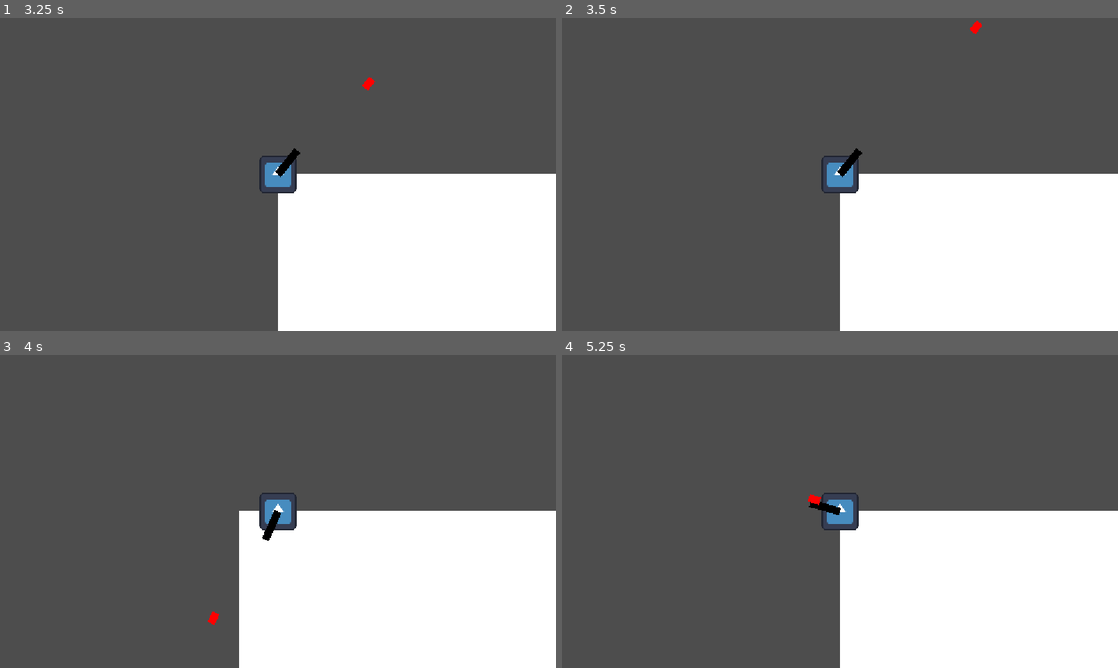
Above: before the commit, frames 1-4 (two rows, left to right).
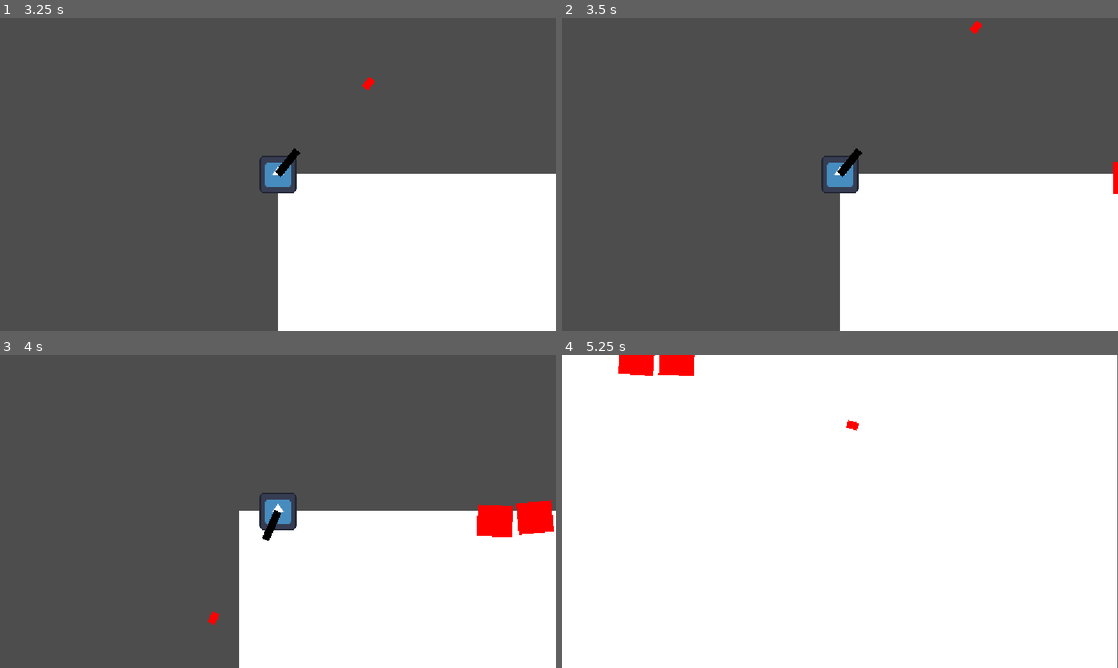
Above: after the commit, the same moments.

Repository: PandaMaki/game-jam-baudo
Game: Godot game, scene res://main.tscn
Two runs of this game, one before a commit and one after it. Both use one fixed random seed, a clock stepped at 60 frames per second and the inputs below. The engine's default icon, where the game draws it, is replaced by a stand-in: a white triangle on a blue panel in a dark square.
Inputs (mouse positions are in pixels of both pictures, inside the frame that each line leads up to):
- Up to frame 1 (3.25 s): click "START" at 0.5 s; tap Enter (ui_accept) at 1.25, 1.52, 2.27 s; move the mouse to (400, 158) at 1.27 s; hold D (right) 1.28-2.78 s; tap Space (shoot) at 1.35, 2.1, 2.85 s; move the mouse to (166, 190) at 2.02 s; move the mouse to (333, 105) at 2.77 s; hold A (left) from 2.78 s (still down)
- Up to frame 2 (3.5 s): keep holding A (left)
- Up to frame 3 (4 s): move the mouse to (250, 574) at 3.52 s; release A (left) at 3.53 s; hold D (right) from 3.53 s (still down); tap Space (shoot) at 3.6 s; tap Enter (ui_accept) at 3.77 s
- Up to frame 4 (5.25 s): move the mouse to (1006, 558) at 4.27 s; tap Space (shoot) at 4.35, 5.1 s; tap Enter (ui_accept) at 4.52 s; move the mouse to (673, 464) at 5.02 s; release D (right) at 5.03 s; hold A (left) from 5.03 s (still down)

Frame 1 is identical in both runs. In frame 2, less than 0.1% of the frame differs, in the area x 99-100%, y 46-57%; in frame 3, 1.3%; in frame 4, 75%, in the area x 0-100%, y 0-100%.

Commit message:
correction d'un bug chez les ennemi
j'ai corriger un bug qui faisait que les énnemis se tuaient entre eux ou ne pouvais pas tirer car l'autr bloquait les projectiles

Diff:
--- a/ennemi.tscn
+++ b/ennemi.tscn
@@ -35,6 +35,7 @@
 shape = SubResource("RectangleShape2D_ux1y0")
 
 [node name="visée" type="RayCast2D" parent="." unique_id=1691809256]
+position = Vector2(38, 0)
 target_position = Vector2(236, 1)
 
 [node name="Timer" type="Timer" parent="." unique_id=2145972395]
--- a/game.tscn
+++ b/game.tscn
@@ -29,7 +29,7 @@
 navigation_polygon = SubResource("NavigationPolygon_ssvtb")
 
 [node name="ennemi" parent="." unique_id=504666815 instance=ExtResource("2_e2o6t")]
-position = Vector2(941, 309)
+position = Vector2(907, 306)
 
 [node name="spawner_mob" parent="." unique_id=1146077950 instance=ExtResource("3_feb5d")]
 position = Vector2(938, 139)
--- a/scenes/balle/balle_ennemi.gd
+++ b/scenes/balle/balle_ennemi.gd
@@ -11,16 +11,13 @@
 
 
 func _on_body_entered(body: Node2D) -> void:
-			# 1. Si c'est le joueur, on ignore
+			# 1. Si c'est l'enemi, on ignore
 	if body.name.to_lower() == "ennemi":
 		return
 
 	# 2. Si c'est l'ennemi, on le tue et on détruit la balle
-	if body.has_method("die"):
+	if body is player:
 		body.die() # Va activer le queue_free() de l'ennemi
 		print("ennemi est mort")
 		queue_free() # Détruit la balle
 		print("balle détruite")
-	else:
-		# Si on touche un mur
-		queue_free()
--- a/scenes/player/player.gd
+++ b/scenes/player/player.gd
@@ -1,5 +1,5 @@
 extends CharacterBody2D
-
+class_name player
 @export var taille_case = 80
 
 # Durée (en secondes) pour glisser d'une case à l'autre
